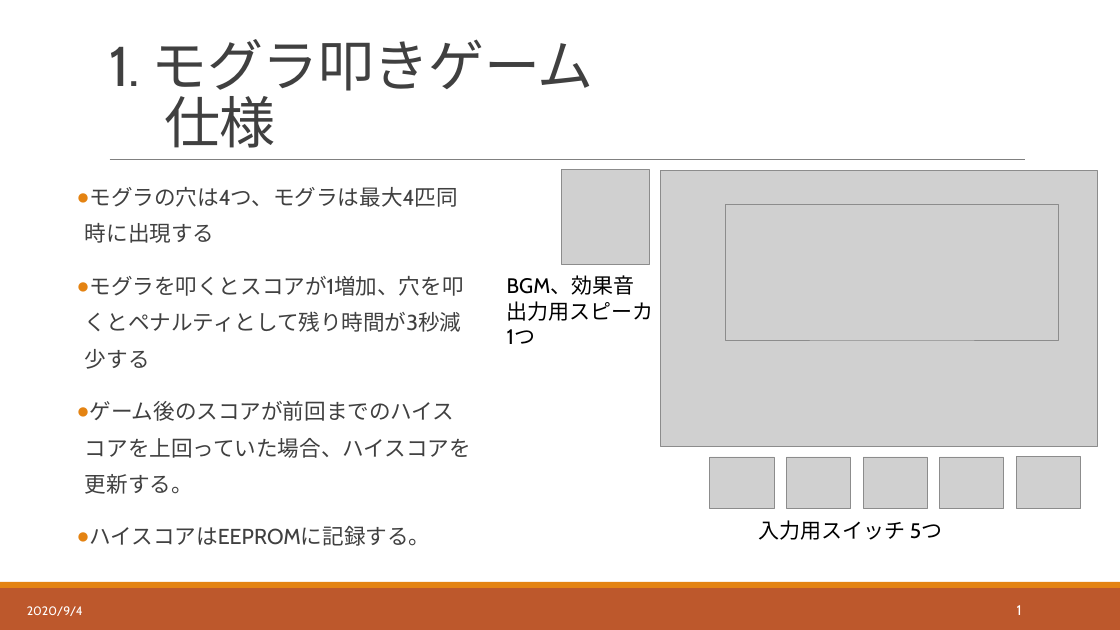
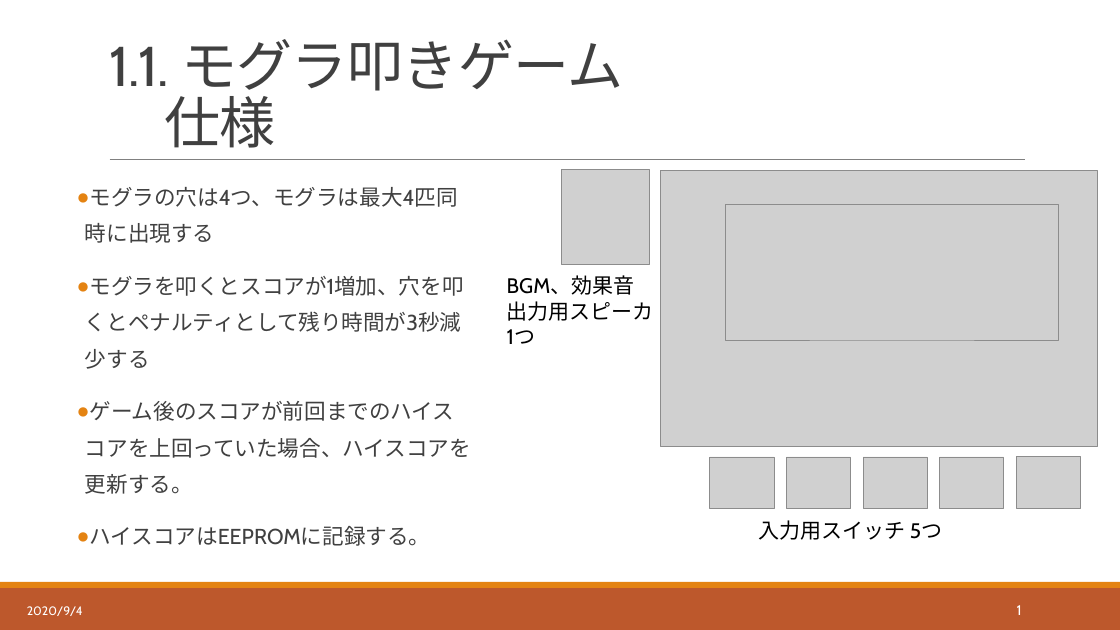
Before and after one commit to hakohumi/comp.train.whack-a-mole, a slide deck: slide 2 of 資料/設計書/発表資料/設計レビュー_発表資料.pptx. Drawn at 1120x630 pixels with LibreOffice and Linux fonts; fonts in the diff are those of the drawing; grey boxes stand for pictures. Boxes give left, top, right and bottom in pixels: in the first picture for what was removed or moved away, otherwise in the second. Text is boxed around its words. In the diff, an @@ line names an element or a change of style, - is before the commit and + after.

```diff
--- a/資料/設計書/発表資料/設計レビュー_発表資料.pptx
+++ b/資料/設計書/発表資料/設計レビュー_発表資料.pptx
@@ title at bbox=[109, 39, 623, 148]: text changed @@
-1. モグラ叩きゲーム
-仕様
+1.1. モグラ叩きゲーム
+仕様
```
Also in this commit, not shown: 3 other slides changed.
